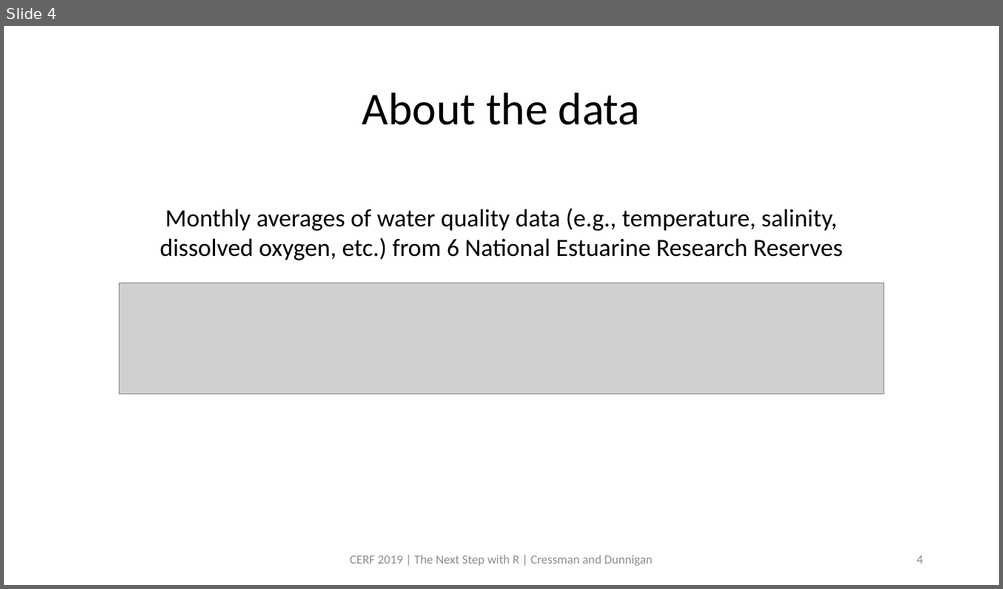
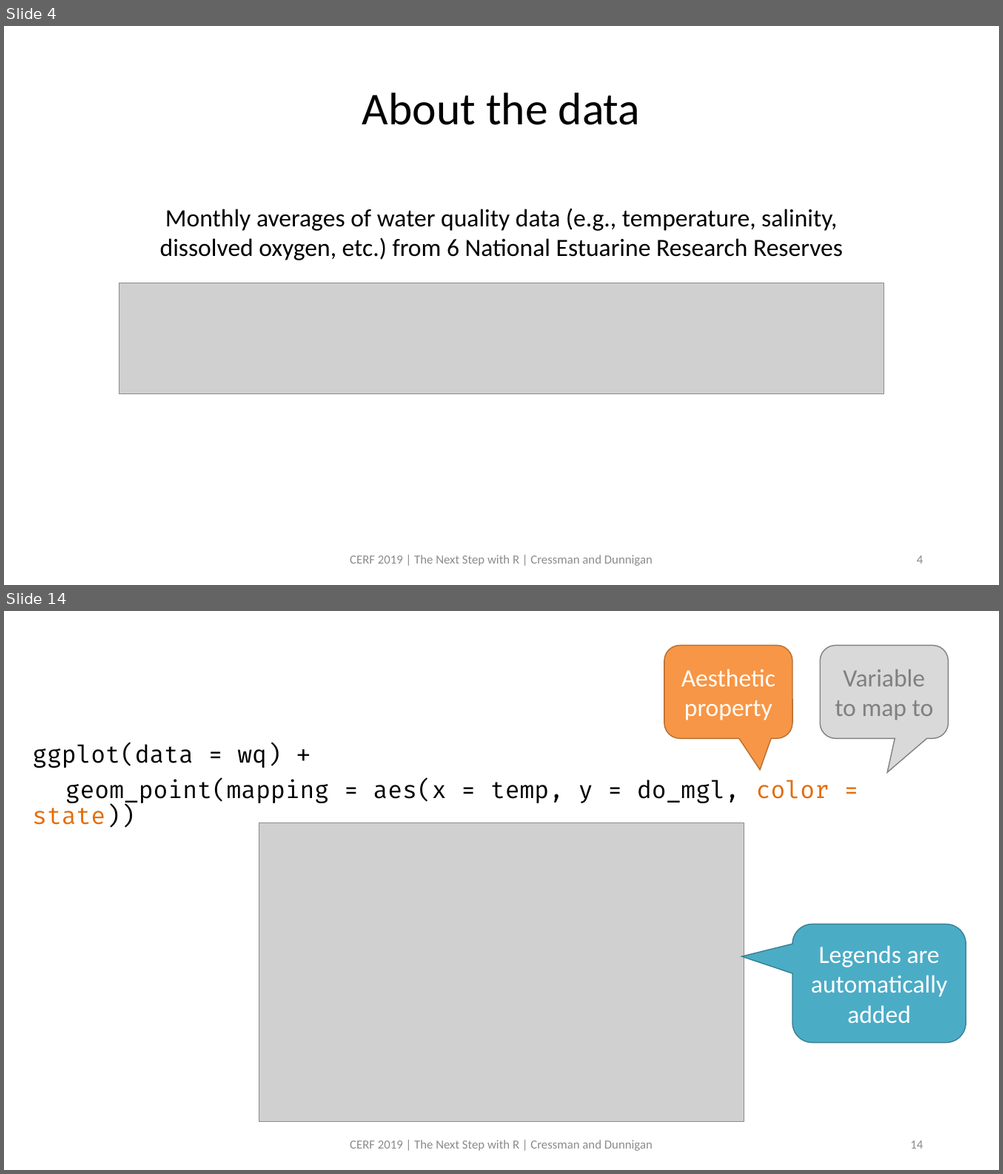
Before and after one commit to swmpkim/2019_CERF, a slide deck: slides/01_Visualize.pptx. Shown one above the other, each under a label of ours: slide 4 before the commit, slides 4 and 14 after it; the slides between them are not shown. The pictures are 1003x589 and 1003x1174 pixels, drawn with LibreOffice and Linux fonts; fonts in the diff are those of the drawing; grey boxes stand for pictures. Boxes give left, top, right and bottom in pixels: in the first picture for what was removed or moved away, otherwise in the second. Text is boxed around its words. In the diff, an @@ line names an element or a change of style, - is before the commit and + after.

```diff
--- a/slides/01_Visualize.pptx
+++ b/slides/01_Visualize.pptx
@@ slide 14 added at <box>4,611,999,1170</box>, background #FFFFFF @@
@@ rounded speech box added at <box>664,645,793,738</box>, fill #F79646, outline #B76F34 1 pt, 24 pt, text #FFFFFF @@
+Aesthetic property
@@ rounded speech box added at <box>819,645,948,738</box>, fill #D9D9D9, outline #808080 1 pt, 24 pt, text #808080 @@
+Variable to map to
@@ text added at <box>32,744,829,828</box>, 23 pt, text #000000 @@
+ggplot(data = wq) +
+geom_point(mapping = aes(x = temp, y = do_mgl, color = state))
@@ picture added at <box>259,823,744,1122</box> @@
@@ rounded speech box added at <box>793,924,966,1043</box>, fill #4BACC6, outline #377F92 1 pt, 24 pt, text #FFFFFF @@
+Legends are automatically added
@@ text added at <box>350,1140,652,1151</box>, 12 pt, text #8C8C8C @@
+CERF 2019 | The Next Step with R | Cressman and Dunnigan
@@ page number added at <box>910,1141,922,1149</box>, 12 pt, text #8C8C8C @@
+14
```
Also in this commit, not shown: 6 slides changed, 15 other slides added, 1 other file.
